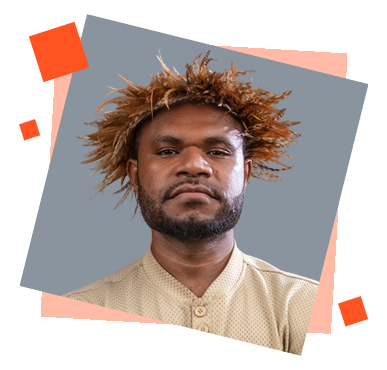
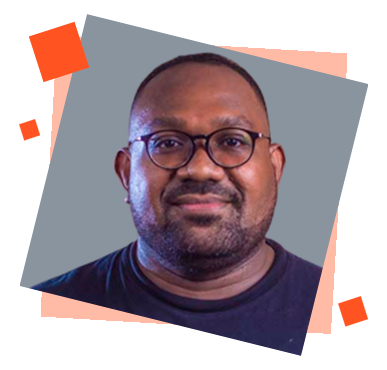
Layers edited between the first and the second 387 × 370 image:
hid "5-1000-removebg-preview", moved it above "PANA5134_-_1000-removebg-preview" over left=28, top=48, right=323, bottom=356
added layer "PANA5134_-_1000-removebg-preview" above "Layer 1 copy" over left=28, top=52, right=323, bottom=356
